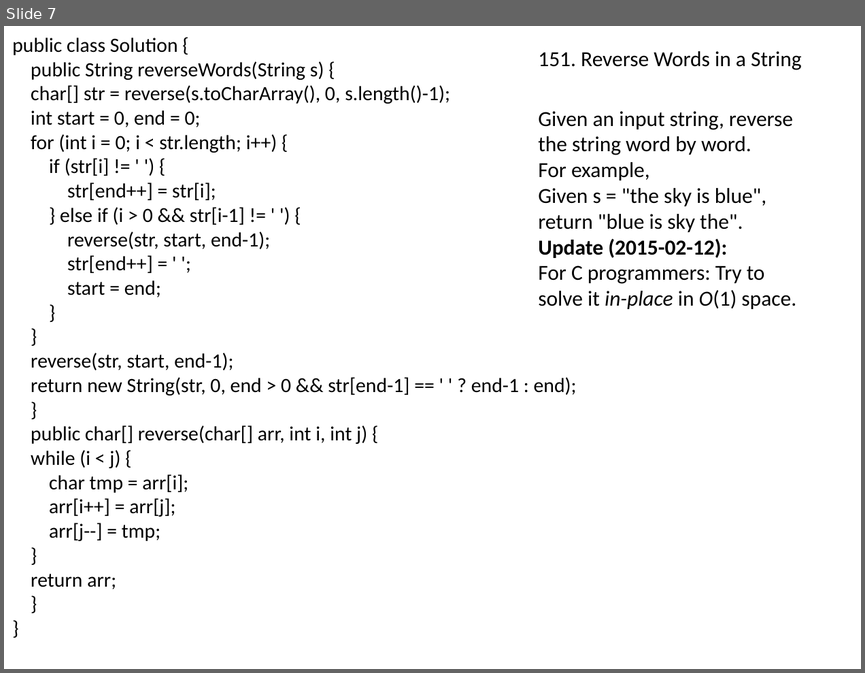
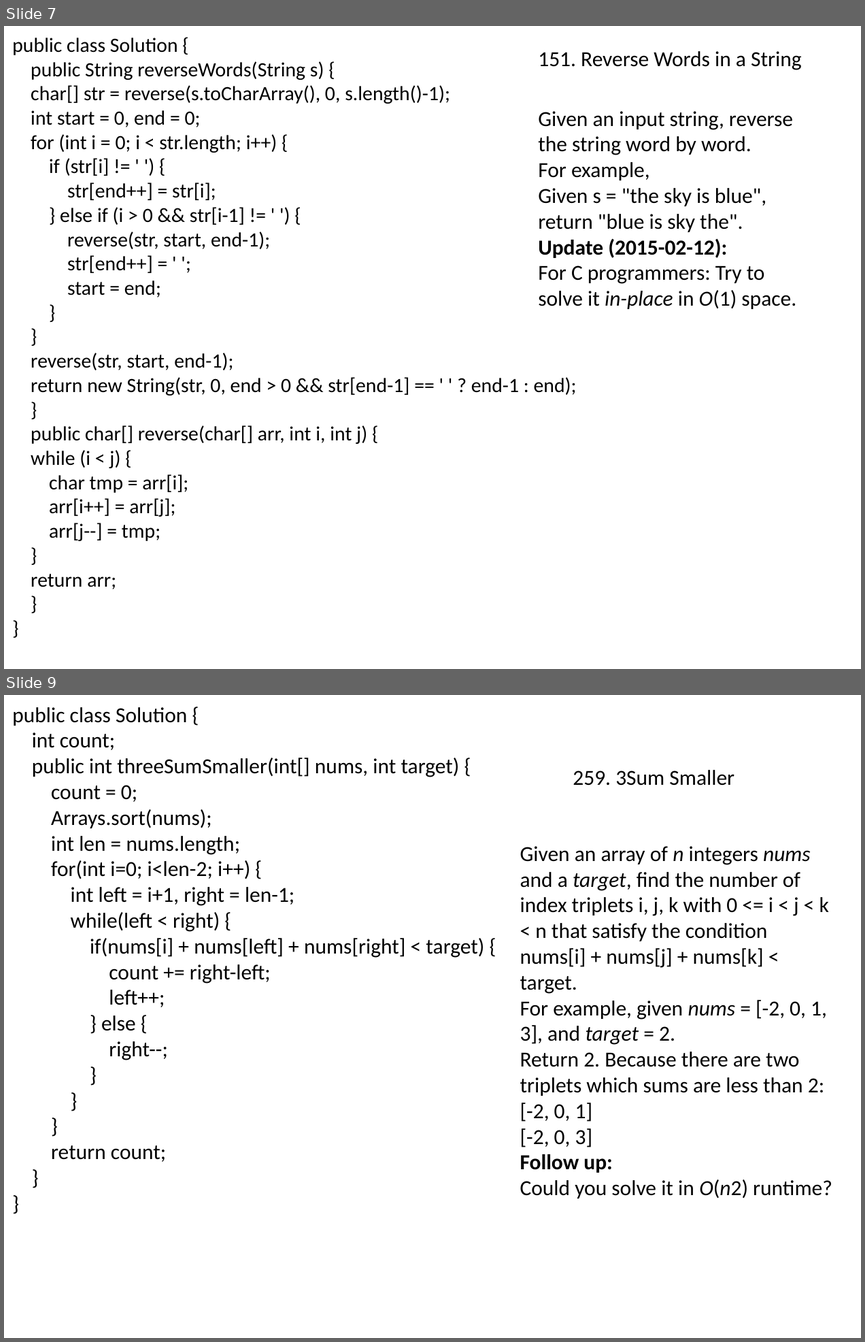
Before and after one commit to songwenxiao/LeetCode-Solutions, a slide deck: Basic/Leetcode.pptx. Shown one above the other, each under a label of ours: slide 7 before the commit, slides 7 and 9 after it; the slides between them are not shown. The pictures are 865x673 and 865x1342 pixels, drawn with LibreOffice and Linux fonts; fonts in the diff are those of the drawing. Boxes give left, top, right and bottom in pixels: in the first picture for what was removed or moved away, otherwise in the second. Text is boxed around its words. In the diff, an @@ line names an element or a change of style, - is before the commit and + after.

```diff
--- a/Basic/Leetcode.pptx
+++ b/Basic/Leetcode.pptx
@@ slide 9 added at (4, 695, 861, 1338), background #FFFFFF @@
@@ text added at (12, 707, 484, 1161), 18 pt, text #000000 @@
+public class Solution {
+int count;
+public int threeSumSmaller(int[] nums, int target) {
+count = 0;
+Arrays.sort(nums);
+int len = nums.length;
+for(int i=0; i<len-2; i++) {
+int left = i+1, right = len-1;
+while(left < right) {
+if(nums[i] + nums[left] + nums[right] < target) {
+count += right-left;
+left++;
+} else {
+right--;
+}
+}
+}
+return count;
+}
+}
@@ text added at (572, 770, 734, 785), 18 pt, text #000000 @@
+259. 3Sum Smaller
@@ text added at (520, 846, 832, 1198), 18 pt, text #000000 @@
+Given an array of n integers nums and a target, find the number of index triplets i, j, k with 0 <= i < j < k < n that satisfy the condition nums[i] + nums[j] + nums[k] < target.
+For example, given nums = [-2, 0, 1, 3], and target = 2.
+Return 2. Because there are two triplets which sums are less than 2:
+[-2, 0, 1]
+[-2, 0, 3]
+Follow up:
+Could you solve it in O(n2) runtime?
```
Also in this commit, not shown: 1 other slide added, 2 other files.
